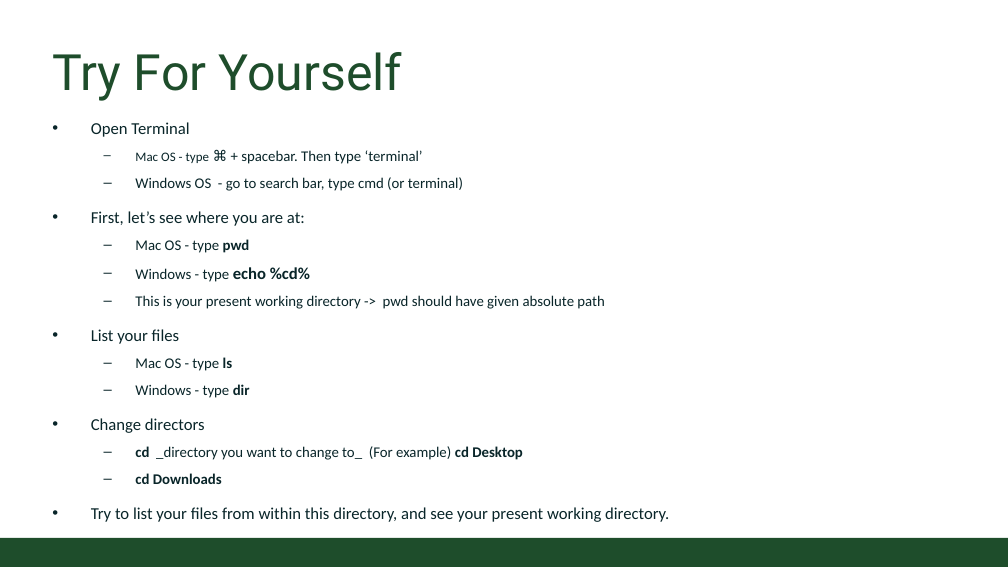
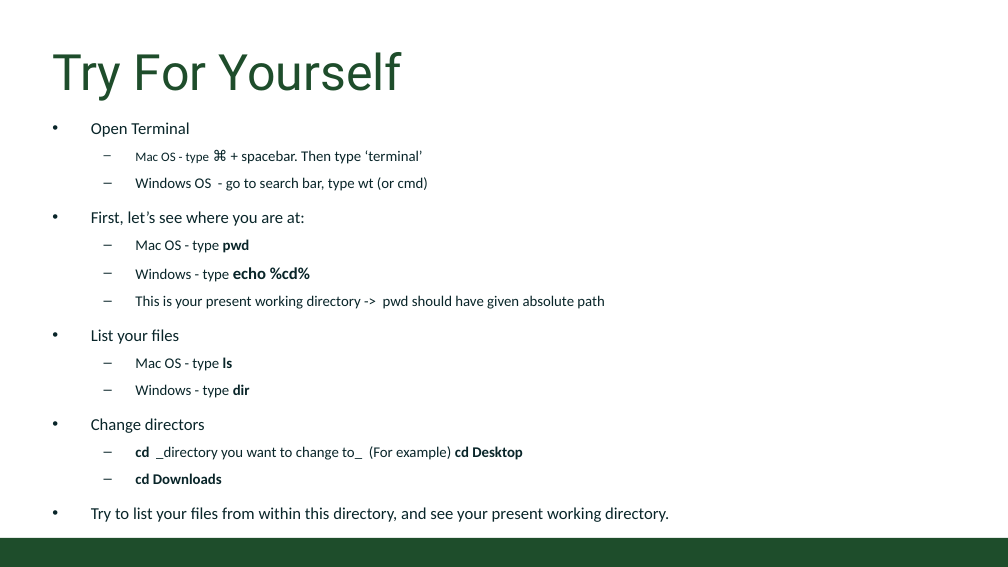
Before and after one commit to CSU-CompSci-CS163-4/Handouts, a slide deck: slide 5 of slides/On-Campus/09_01_OSandFileWriting.pptx (slide 4 before the commit). Drawn at 1008x567 pixels with LibreOffice and Linux fonts; fonts in the diff are those of the drawing; background and template pictures are left out. Boxes give left, top, right and bottom in pixels: in the first picture for what was removed or moved away, otherwise in the second. Text is boxed around its words. In the diff, an @@ line names an element or a change of style, - is before the commit and + after.

```diff
--- a/slides/On-Campus/09_01_OSandFileWriting.pptx
+++ b/slides/On-Campus/09_01_OSandFileWriting.pptx
@@ text at box(135, 177, 428, 191): text changed @@
-  – Windows OS - go to search bar, type cmd (or terminal)
+  – Windows OS - go to search bar, type wt (or cmd)
```
Also in this commit, not shown: 1 other slide changed, 1 slide added.
